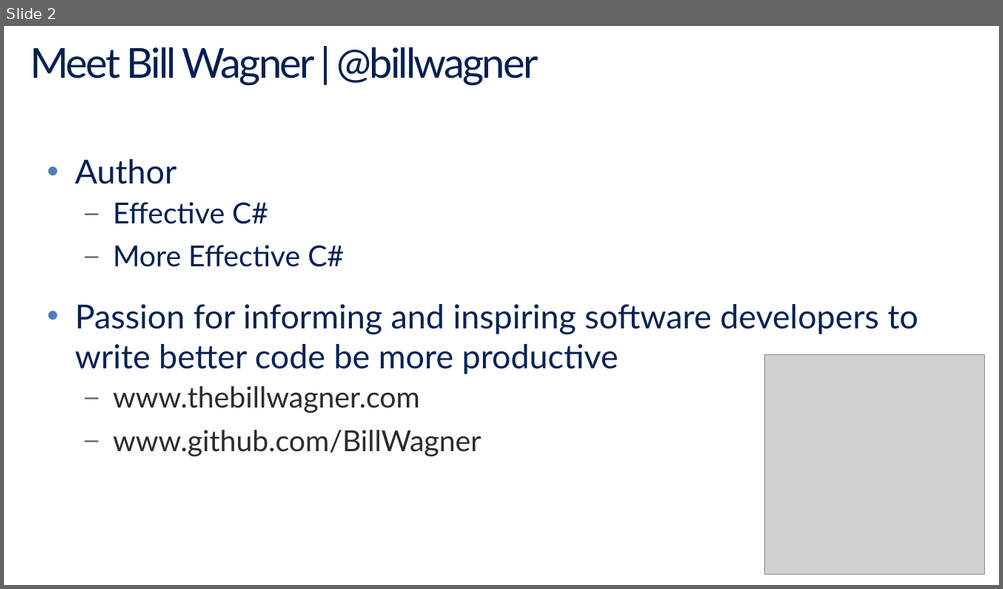
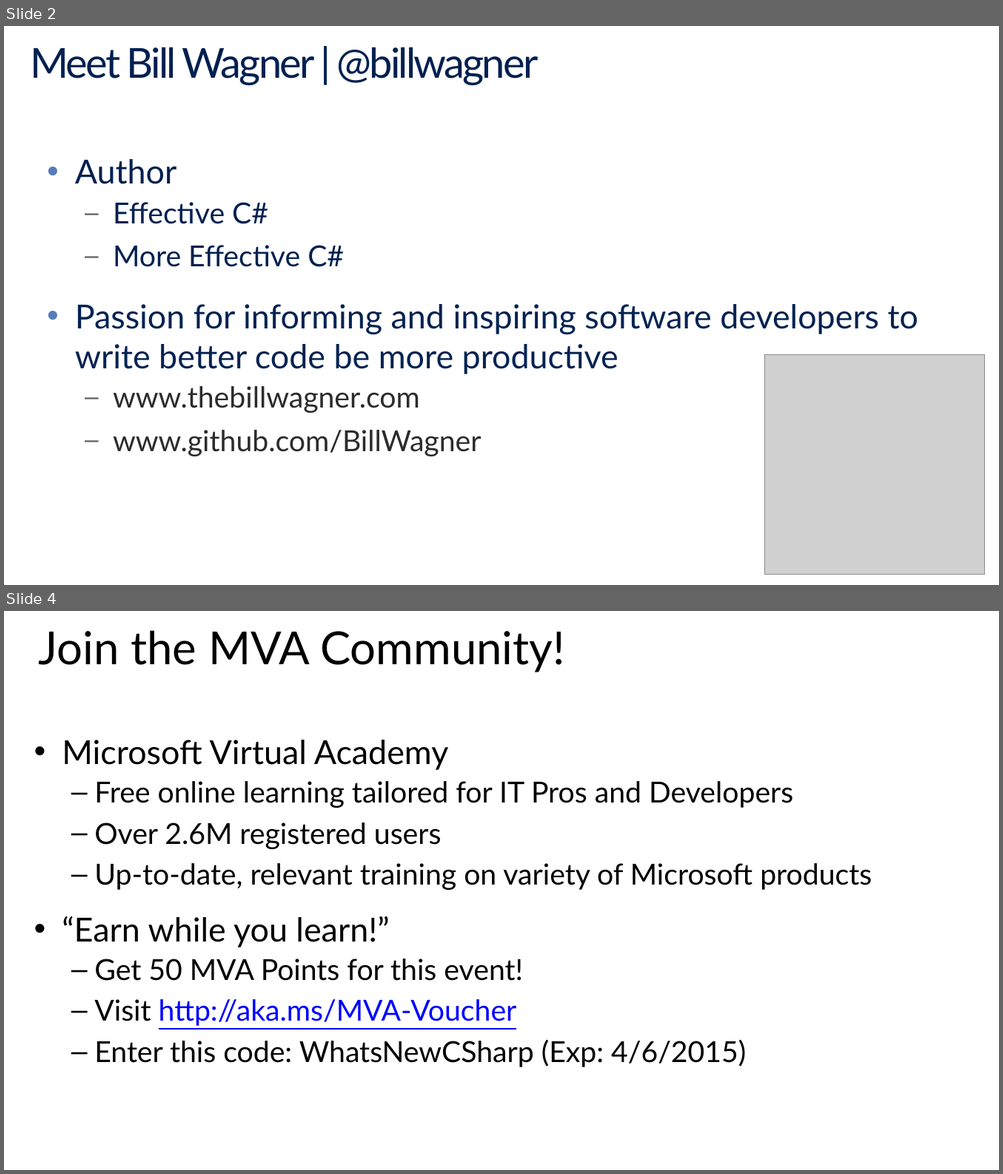
Before and after one commit to BillWagner/MVA-CSharp6, a slide deck: Slides/MVA-What'sNewC#6-Module1.pptx. Shown one above the other, each under a label of ours: slide 2 before the commit, slides 2 and 4 after it; the slides between them are not shown. The pictures are 1003x589 and 1003x1174 pixels, drawn with LibreOffice and Linux fonts; fonts in the diff are those of the drawing; grey boxes stand for pictures. Boxes give left, top, right and bottom in pixels: in the first picture for what was removed or moved away, otherwise in the second. Text is boxed around its words. In the diff, an @@ line names an element or a change of style, - is before the commit and + after.

```diff
--- a/Slides/MVA-What'sNewC#6-Module1.pptx
+++ b/Slides/MVA-What'sNewC#6-Module1.pptx
@@ slide 4 added at (4, 611, 999, 1170), background #FFFFFF @@
@@ title added at (39, 630, 565, 672), 44 pt, text #000000 @@
+Join the MVA Community!
@@ text added at (62, 740, 871, 1068), 28 pt, text #000000 @@
+• Microsoft Virtual Academy
+  – Free online learning tailored for IT Pros and Developers
+  – Over 2.6M registered users
+  – Up-to-date, relevant training on variety of Microsoft products
+• “Earn while you learn!”
+  – Get 50 MVA Points for this event!
+  – Visit http://aka.ms/MVA-Voucher
+  – Enter this code: WhatsNewCSharp (Exp: 4/6/2015)
```
Also in this commit, not shown: 7 slides changed, 1 other slide added, 2 slides removed, 4 other files.
